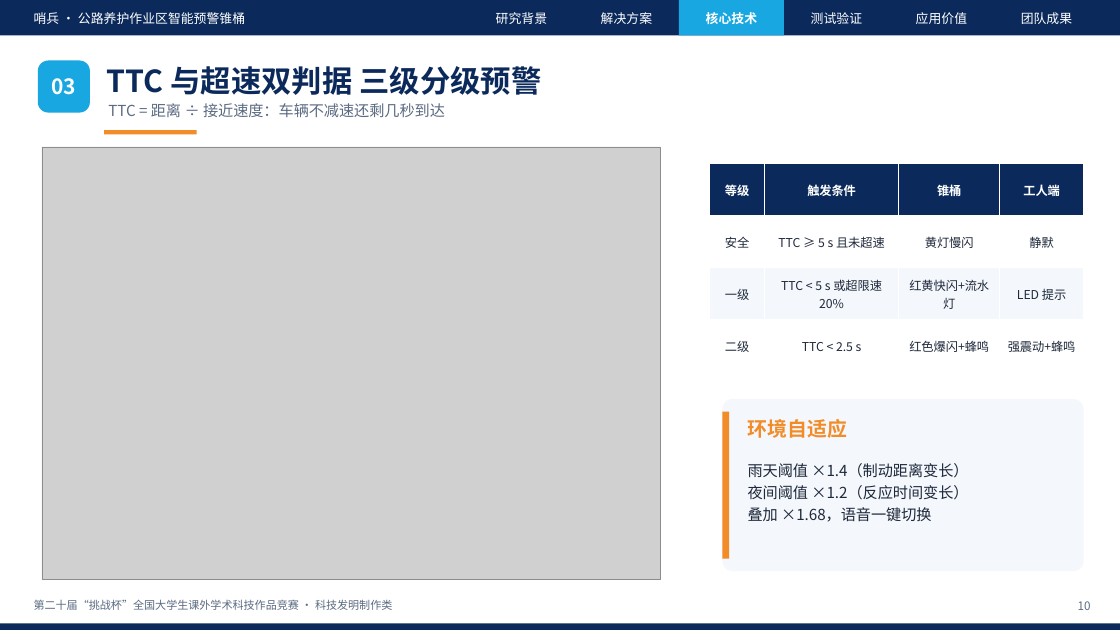
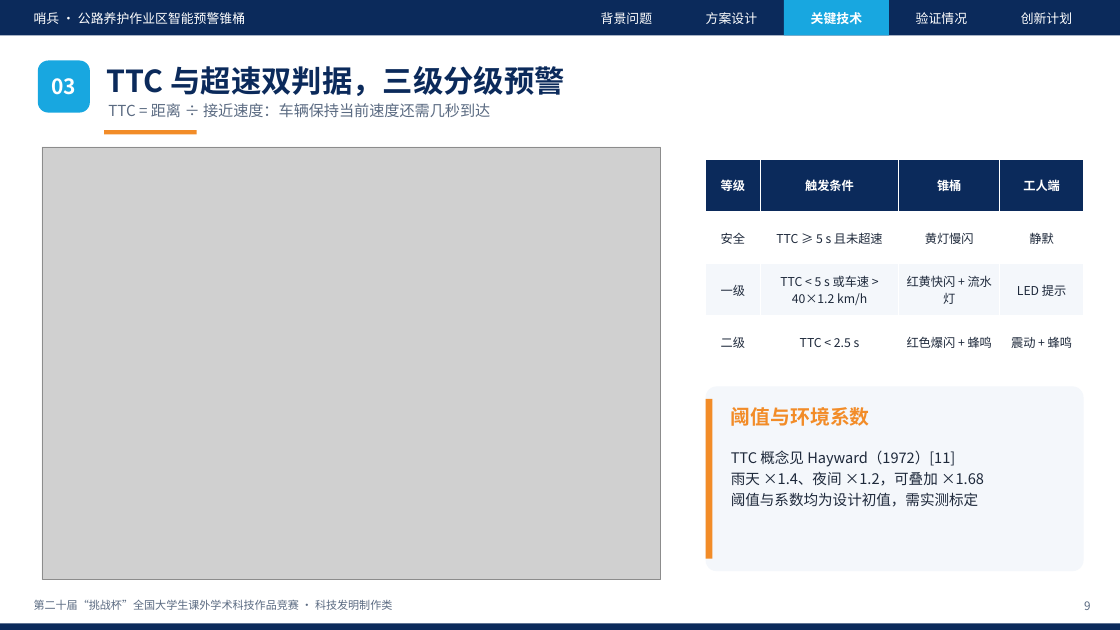
Before and after one commit to wy165611/smart-warning-cone, a slide deck: slide 9 of competition/challenge-cup/哨兵_挑战杯答辩PPT.pptx (slide 10 before the commit). Drawn at 1120x630 pixels with LibreOffice and Linux fonts; fonts in the diff are those of the drawing; grey boxes stand for pictures. Boxes give left, top, right and bottom in pixels: in the first picture for what was removed or moved away, otherwise in the second. Text is boxed around its words. In the diff, an @@ line names an element or a change of style, - is before the commit and + after.

Commit message:
挑战杯：申报书与答辩 PPT 重写，共享 facts.py 保证数字一致，参考资料逐条核对，未实测内容标黄待补充

```diff
--- a/competition/challenge-cup/哨兵_挑战杯答辩PPT.pptx
+++ b/competition/challenge-cup/哨兵_挑战杯答辩PPT.pptx
@@ text at [601, 12, 652, 24]: text changed @@
-研究背景
+背景问题
@@ text at [706, 12, 757, 24]: text changed @@
-解决方案
+方案设计
@@ rectangle: place and size @@
-rectangle at [679, 0, 784, 35]
+rectangle at [784, 0, 889, 35]
@@ text at [811, 12, 862, 24]: text changed @@
-核心技术
+关键技术
@@ text at [916, 12, 967, 24]: text changed @@
-测试验证
+验证情况
@@ text removed at [916, 12, 967, 24] @@
-应用价值
@@ text at [1021, 12, 1072, 24]: text changed @@
-团队成果
+创新计划
@@ text at [107, 66, 565, 96]: text changed @@
-TTC 与超速双判据 三级分级预警
+TTC 与超速双判据，三级分级预警
@@ text at [108, 103, 490, 117]: text changed @@
-TTC = 距离 ÷ 接近速度：车辆不减速还剩几秒到达
+TTC = 距离 ÷ 接近速度：车辆保持当前速度还需几秒到达
@@ table at [706, 160, 1084, 368] @@
-row 3, column 2: TTC < 5 s 或超限速 20%
+row 3, column 2: TTC < 5 s 或车速 > 40×1.2 km/h
-row 3, column 3: 红黄快闪+流水灯
+row 3, column 3: 红黄快闪 + 流水灯
-row 4, column 3: 红色爆闪+蜂鸣
+row 4, column 3: 红色爆闪 + 蜂鸣
-row 4, column 4: 强震动+蜂鸣
+row 4, column 4: 震动 + 蜂鸣
@@ table: place and size @@
-table at [710, 164, 1084, 372]
+table at [706, 160, 1084, 368]
@@ rounded rectangle: place and size @@
-rounded rectangle at [723, 399, 1084, 571]
+rounded rectangle at [706, 386, 1084, 571]
@@ rectangle: place and size @@
-rectangle at [723, 412, 729, 559]
+rectangle at [706, 399, 712, 559]
@@ text at [731, 407, 870, 426]: text changed @@
-环境自适应
+阈值与环境系数
@@ text at [731, 450, 984, 507]: text changed; size 13 to 12.5 pt @@
-雨天阈值 ×1.4（制动距离变长）
-夜间阈值 ×1.2（反应时间变长）
-叠加 ×1.68，语音一键切换
+TTC 概念见 Hayward（1972）[11]
+雨天 ×1.4、夜间 ×1.2，可叠加 ×1.68
+阈值与系数均为设计初值，需实测标定
@@ text at [1084, 601, 1090, 610]: text changed @@
-10
+9
```
Also in this commit, not shown: 15 other slides changed, 6 slides added, 8 slides removed, 9 other files.
